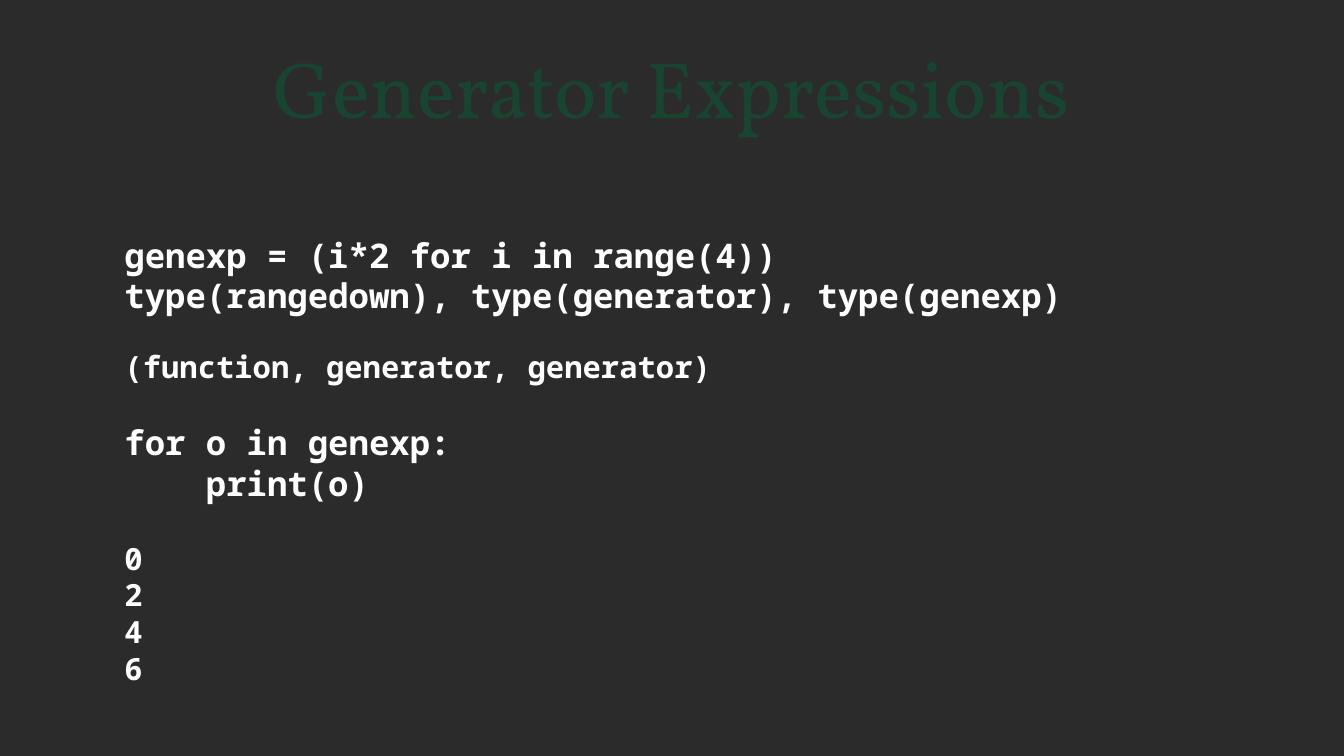
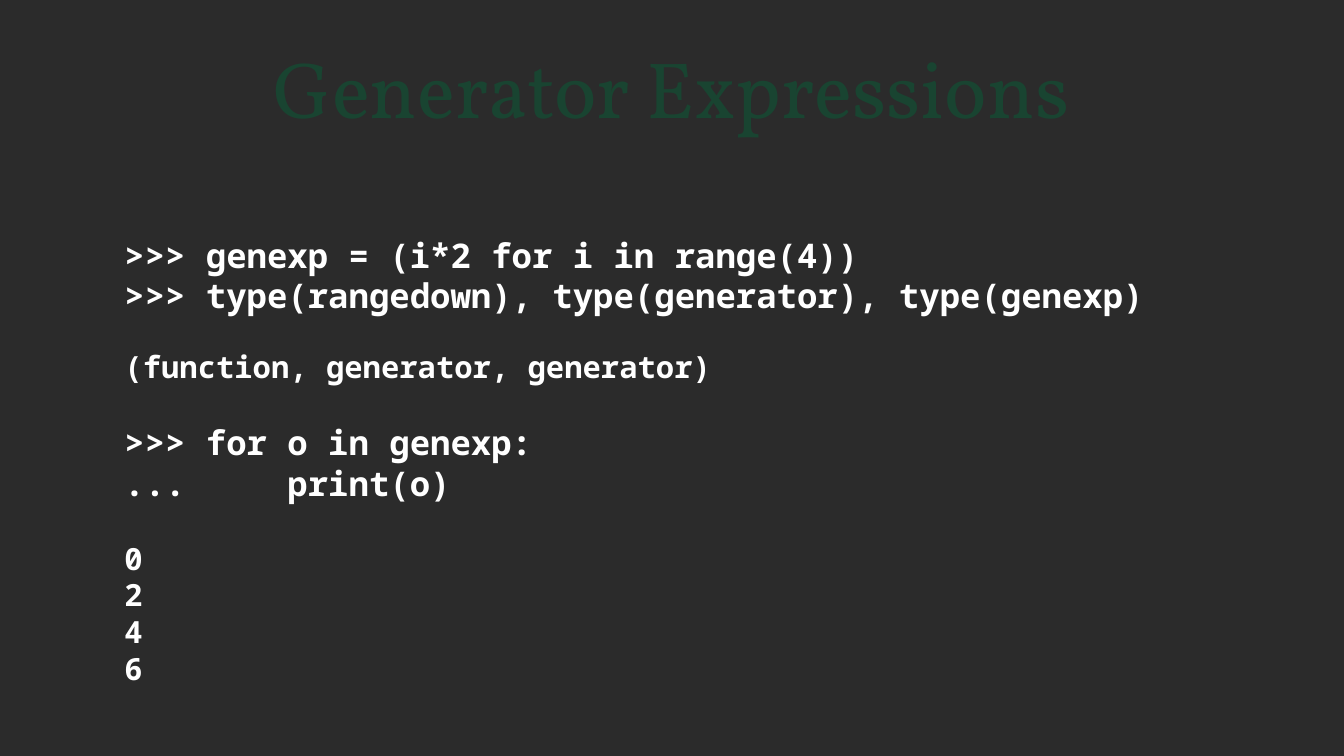
Before and after one commit to steveholden/iteration, a slide deck: slide 24 of iterables.pptx (slide 21 before the commit). Drawn at 1344x756 pixels with LibreOffice and Linux fonts; fonts in the diff are those of the drawing; background and template pictures are left out; a plain dark background stands for a picture behind light text. Boxes give left, top, right and bottom in pixels: in the first picture for what was removed or moved away, otherwise in the second. Text is boxed around its words. In the diff, an @@ line names an element or a change of style, - is before the commit and + after.

```diff
--- a/iterables.pptx
+++ b/iterables.pptx
@@ text at <box>206,241,1144,317</box>: text changed @@
-genexp = (i*2 for i in range(4))
-type(rangedown), type(generator), type(genexp)
+>>> genexp = (i*2 for i in range(4))
+>>> type(rangedown), type(generator), type(genexp)
@@ text at <box>206,428,532,504</box>: text changed @@
-for o in genexp:
-print(o)
+>>> for o in genexp:
+... print(o)
```
Also in this commit, not shown: 16 other slides changed, 4 slides added, 1 slide removed, 9 other files.
